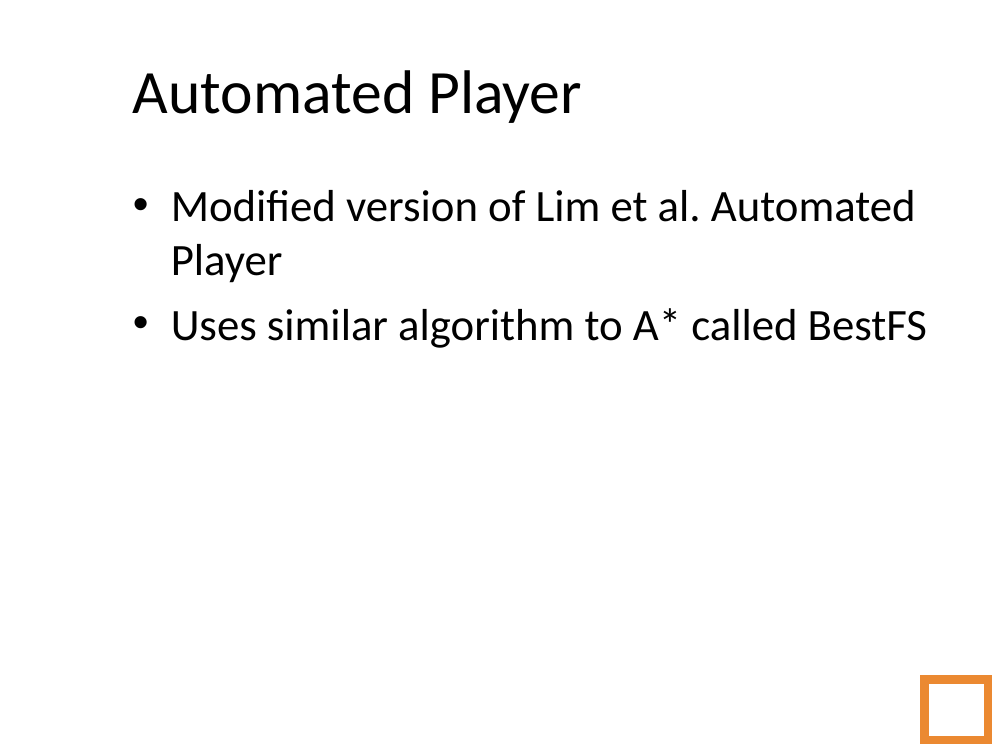
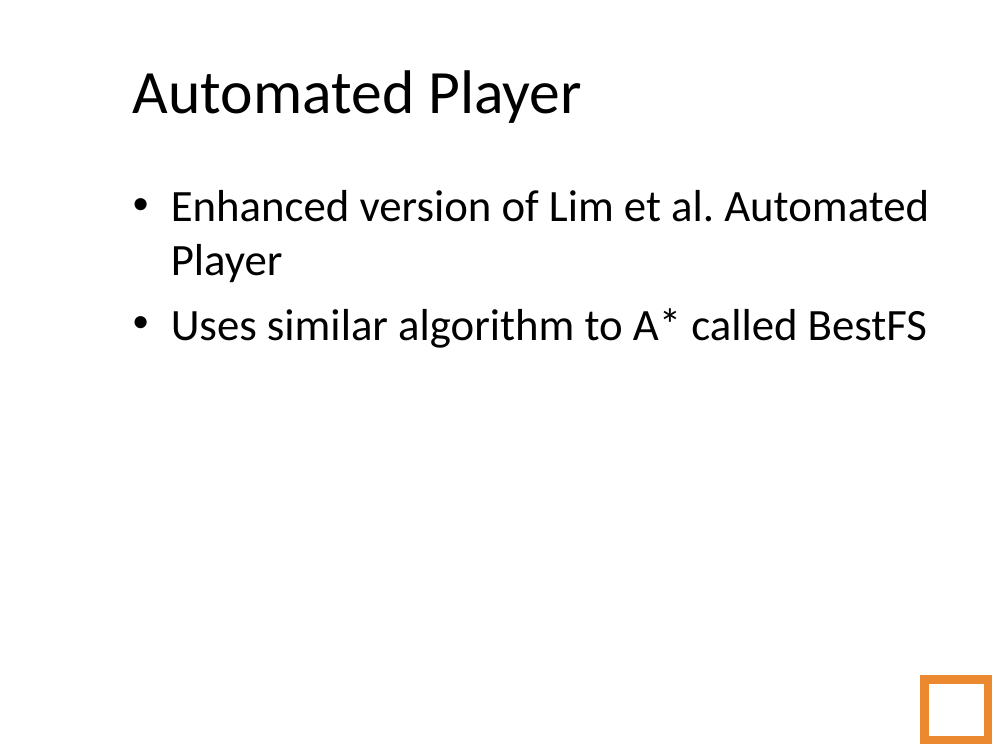
Before and after one commit to amidos2006/Automatic-Game-Script-Generation, a slide deck: slide 41 of Presentation/Automatic Game Script Generation.ppt (slide 38 before the commit). Drawn at 1008x756 pixels with LibreOffice and Linux fonts; fonts in the diff are those of the drawing; background and template pictures are left out. Boxes give left, top, right and bottom in pixels: in the first picture for what was removed or moved away, otherwise in the second. Text is boxed around its words. In the diff, an @@ line names an element or a change of style, - is before the commit and + after.

```diff
--- a/Presentation/Automatic Game Script Generation.ppt
+++ b/Presentation/Automatic Game Script Generation.ppt
@@ text at box(171, 190, 929, 283): text changed @@
-• Modified version of Lim et al. Automated Player
+• Enhanced version of Lim et al. Automated Player
```
Also in this commit, not shown: 28 other slides changed, 7 slides added.
